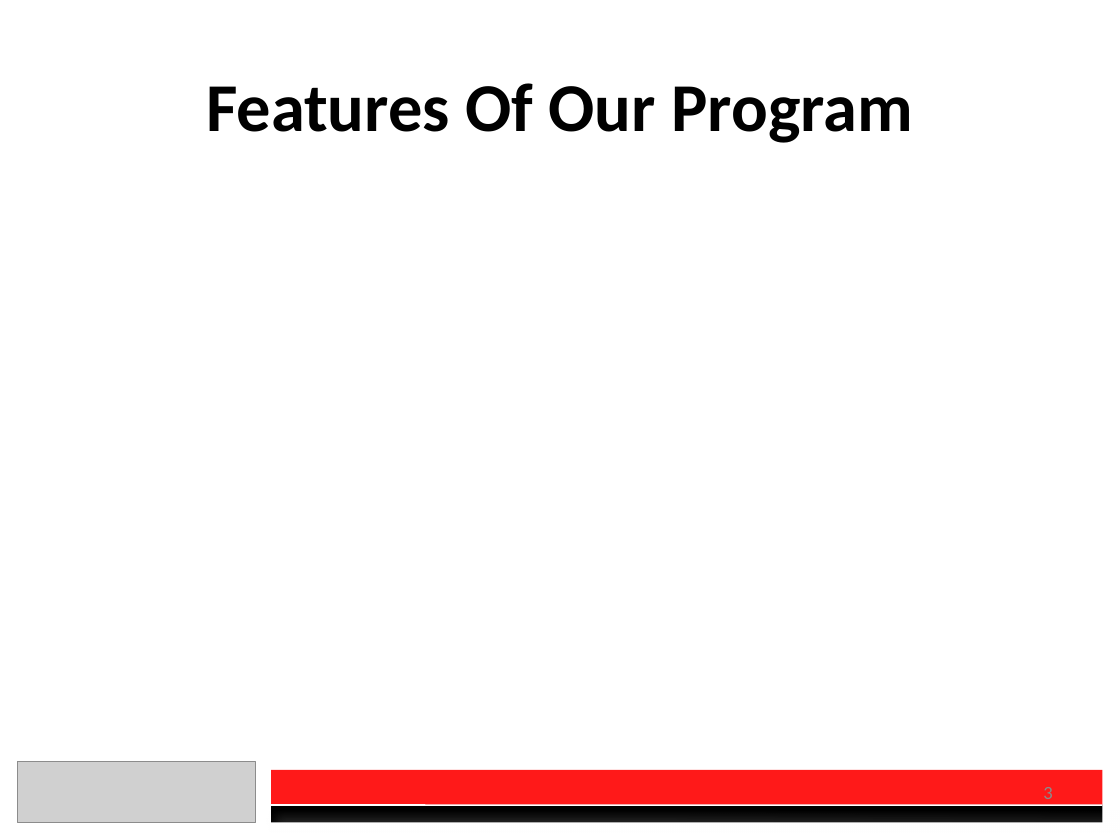
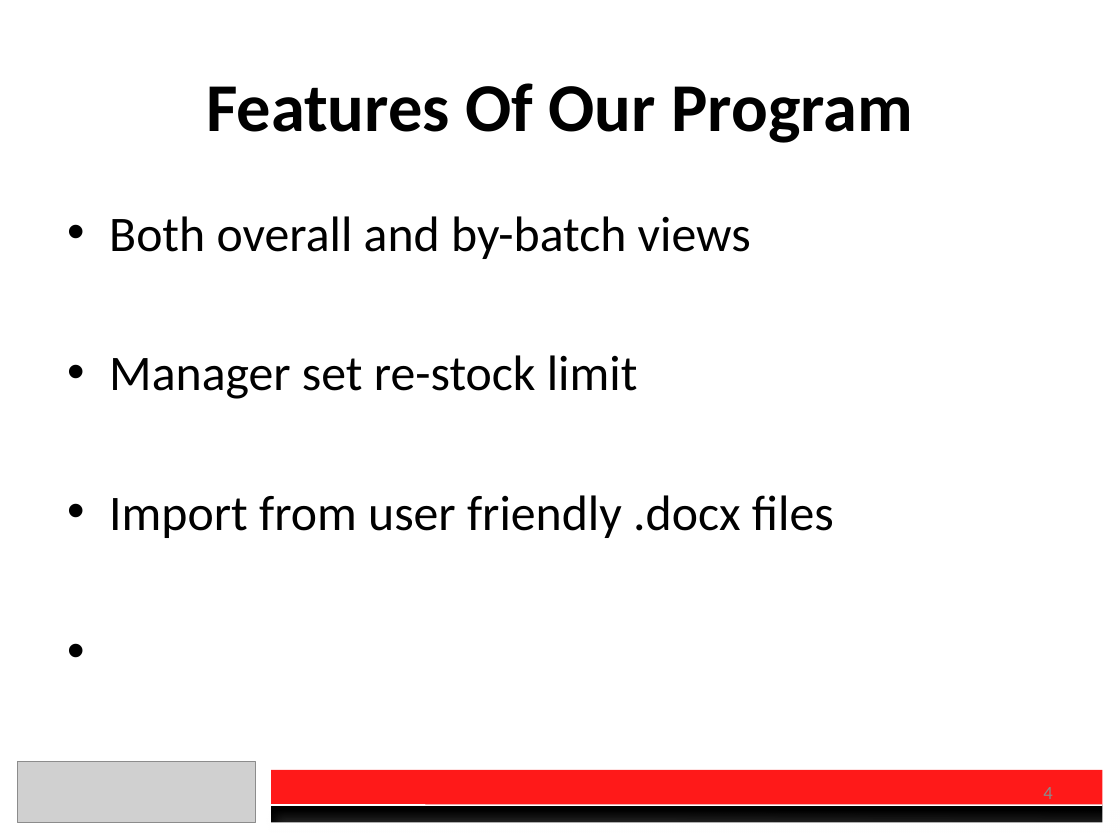
Before and after one commit to charberg/CEC2016, a slide deck: slide 4 of Presentation.pptx (slide 3 before the commit). Drawn at 1120x840 pixels with LibreOffice and Linux fonts; fonts in the diff are those of the drawing; grey boxes stand for pictures. Boxes give left, top, right and bottom in pixels: in the first picture for what was removed or moved away, otherwise in the second. Text is boxed around its words. In the diff, an @@ line names an element or a change of style, - is before the commit and + after.

```diff
--- a/Presentation.pptx
+++ b/Presentation.pptx
@@ text added at [109, 216, 834, 538], 32 pt, text #000000 @@
+• Both overall and by-batch views
+• Manager set re-stock limit
+• Import from user friendly .docx files
@@ page number at [1043, 787, 1052, 805]: text changed @@
-3
+4
```
Also in this commit, not shown: 4 other slides changed, 1 slide added, 2 other files.
